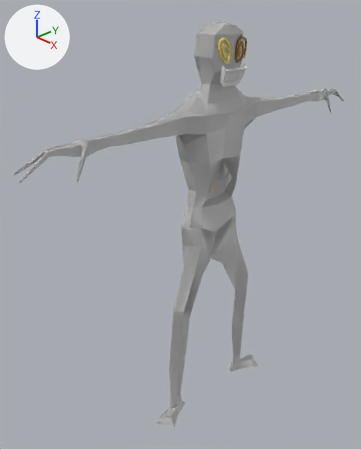
The Blender file assets/meshes/characters/creature 1.blend: old version first, new version second.
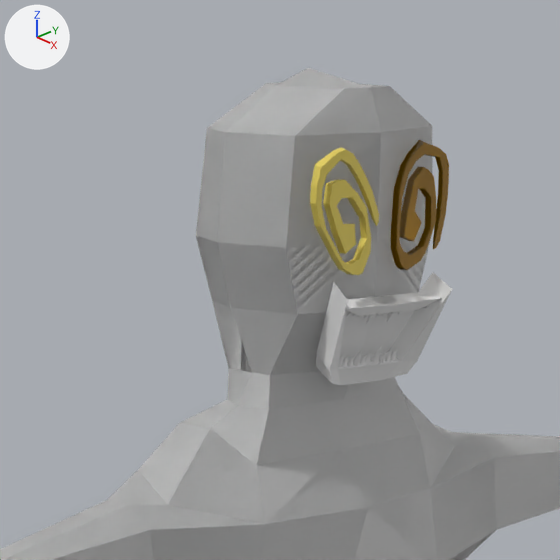
The first picture shows the older version from a 50 mm camera at (1.01, -1.108, 0.701) aimed at (-0.085, -0.074, 0.012). The close-ups show both versions on the part from 42% to 75% of the width and 1% to 27% of the height of that picture; other places that the commit changed are outside them. The lights are fixed; the arrows at upper left show +X, +Y and +Z.

Names of what the first close-up shows: 'Eye 1', 'Eye 2', 'Mouth', 'Sphere.001'.
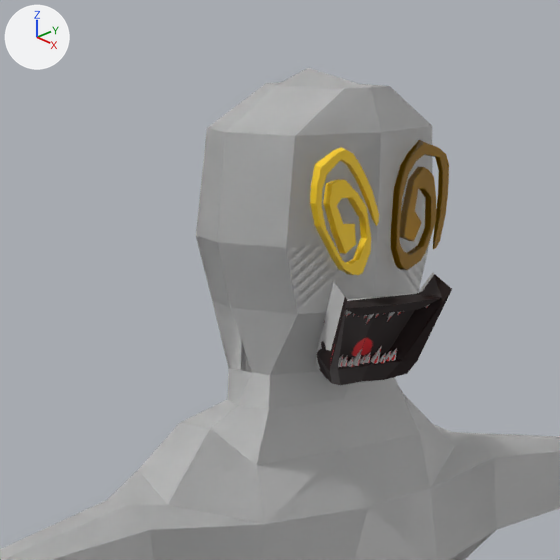
Boxes [x1, y1, x2, y2] around the edits, measured in the close-ups (560 x 560 px):
'Mouth', surface changed (grey to black): [316, 273, 452, 386] in both
'Eye 1', surface changed: [310, 147, 379, 275] in both

The edits, one by one:
Picture 'Material.001 Base Color' (img_material_001_base_color) is new.
Picture 'Mouth Base Color' (img_mouth_base_color) is new.
In material 'Material.004' (mat_material_004), base_color is no longer (0.8, 0.8, 0.8), white #e7e7e7.
In material 'Material.004' (mat_material_004), texture is now set to img_mouth_base_color.
In material 'Material.001' (mat_material_001), base_color is no longer (0.8, 0.645, 0.106), yellow #e7d25c.
In material 'Material.001' (mat_material_001), texture is now set to img_material_001_base_color.
